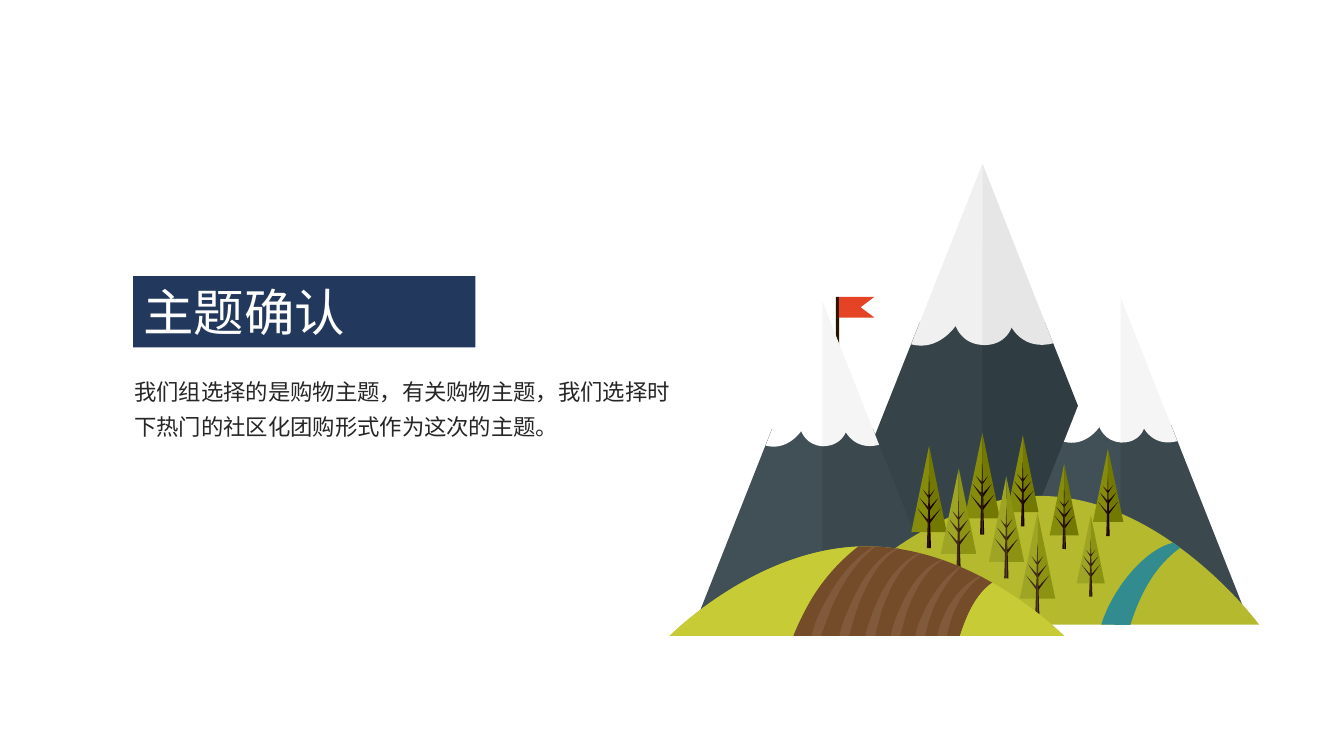
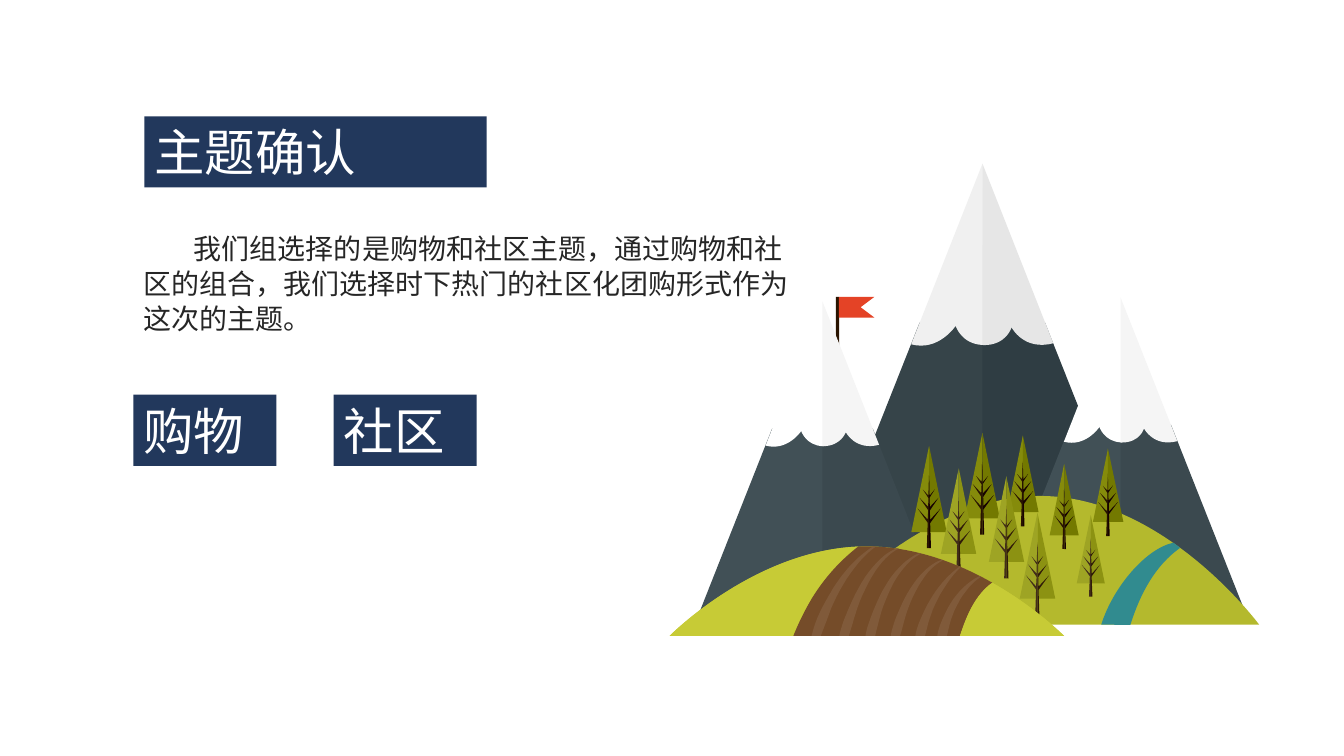
Before and after one commit to ZUCC-SRA2021-G05/Community-GB, a slide deck: slide 4 of 其他/软件项目管理原理与实践/软件项目管理原理与实践-主题确认/G05主题确认.pptx. Drawn at 1344x756 pixels with LibreOffice and Linux fonts; fonts in the diff are those of the drawing. Boxes give left, top, right and bottom in pixels: in the first picture for what was removed or moved away, otherwise in the second. Text is boxed around its words. In the diff, an @@ line names an element or a change of style, - is before the commit and + after.

```diff
--- a/其他/软件项目管理原理与实践/软件项目管理原理与实践-主题确认/G05主题确认.pptx
+++ b/其他/软件项目管理原理与实践/软件项目管理原理与实践-主题确认/G05主题确认.pptx
@@ rectangle "主题确认": place and size @@
-rectangle "主题确认" at (133, 276, 475, 348)
+rectangle "主题确认" at (144, 116, 486, 188)
@@ text at (143, 235, 788, 331): text changed; size 16 to 20 pt @@
-我们组选择的是购物主题，有关购物主题，我们选择时下热门的社区化团购形式作为这次的主题。
+我们组选择的是购物和社区主题，通过购物和社区的组合，我们选择时下热门的社区化团购形式作为这次的主题。
@@ rectangle added at (133, 395, 276, 467), fill #22385C, 36 pt, text #FFFFFF @@
+购物
@@ rectangle added at (334, 395, 477, 467), fill #22385C, 36 pt, text #FFFFFF @@
+社区
```
Also in this commit, not shown: 9 other slides changed, 2 slides added, 5 slides removed.
